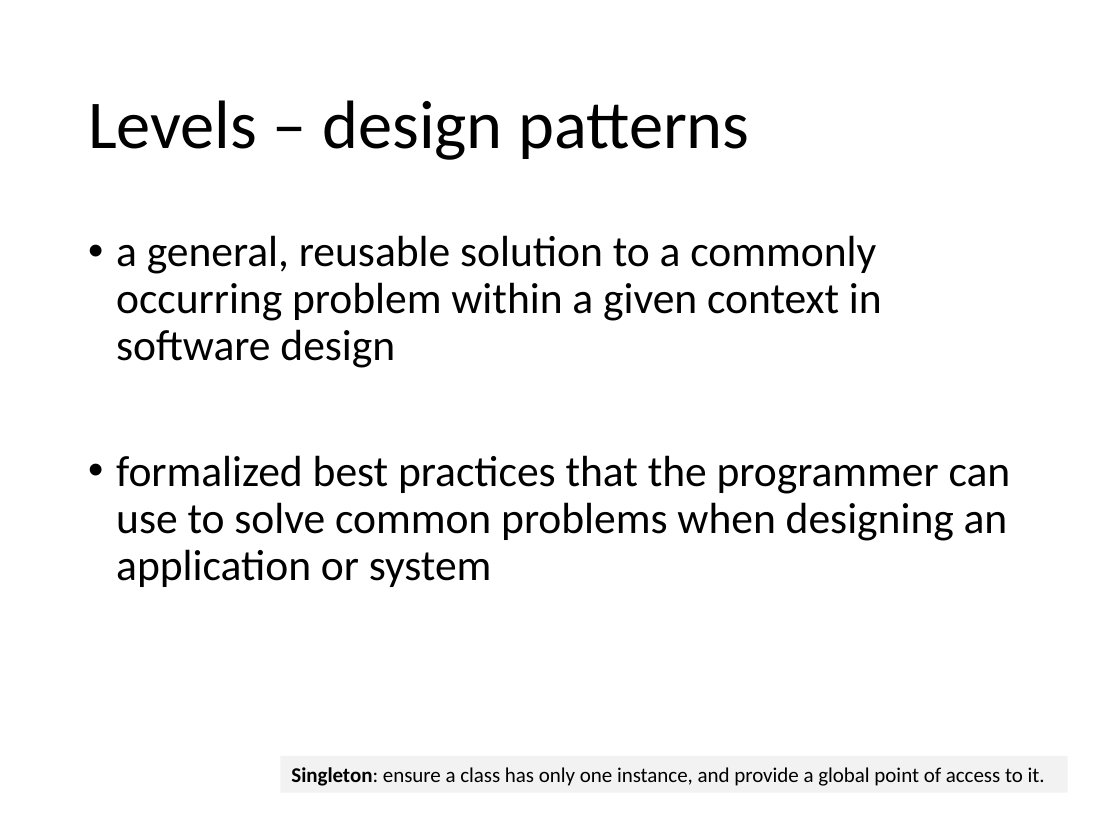
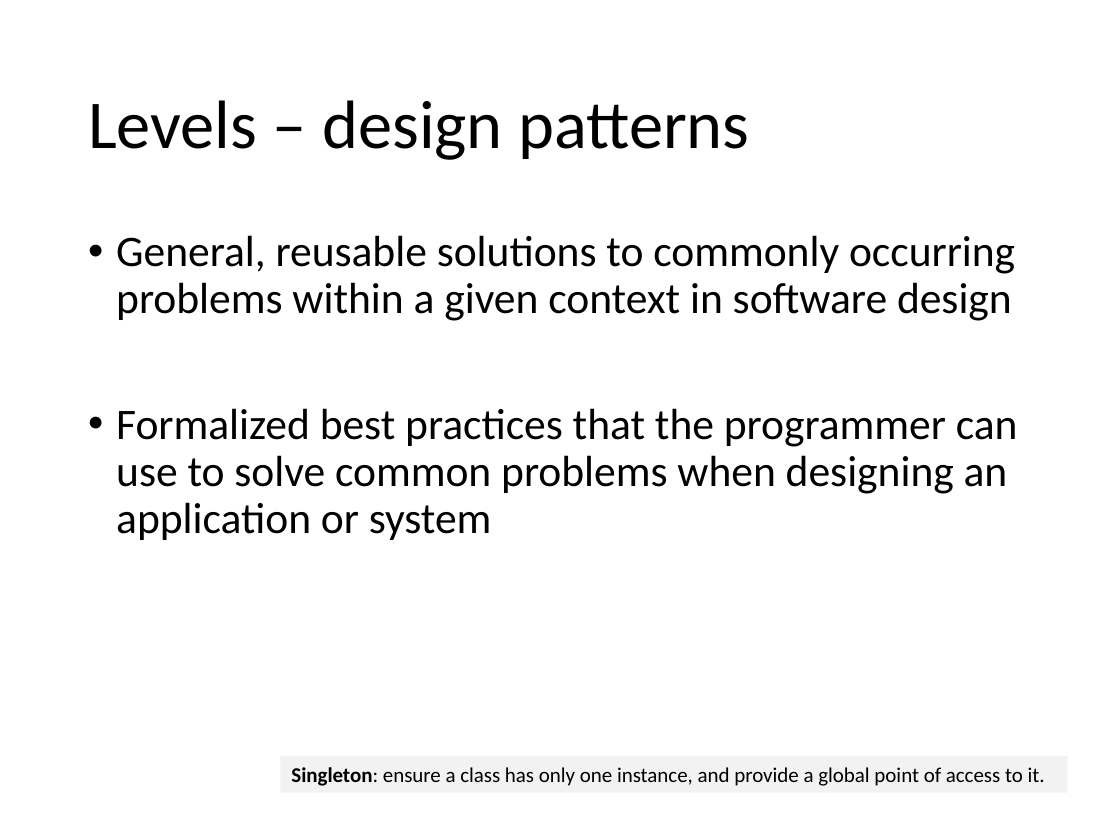
Before and after one commit to itascode/SU_SEGR_5240_18SQ, a slide deck: slide 9 of 03 - Patterns of Software Architecture.pptx. Drawn at 1120x840 pixels with LibreOffice and Linux fonts; fonts in the diff are those of the drawing. Boxes give left, top, right and bottom in pixels: in the first picture for what was removed or moved away, otherwise in the second. Text is boxed around its words. In the diff, an @@ line names an element or a change of style, - is before the commit and + after.

```diff
--- a/03 - Patterns of Software Architecture.pptx
+++ b/03 - Patterns of Software Architecture.pptx
@@ text at <box>116,235,1018,540</box>: text changed @@
-• a general, reusable solution to a commonly occurring problem within a given context in software design
-• formalized best practices that the programmer can use to solve common problems when designing an application or system
+• General, reusable solutions to commonly occurring problems within a given context in software design
+• Formalized best practices that the programmer can use to solve common problems when designing an application or system
```
Also in this commit, not shown: 6 other slides changed.
